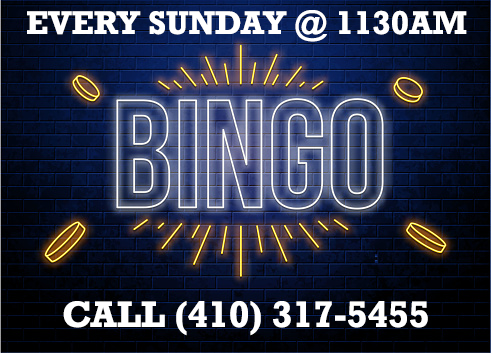
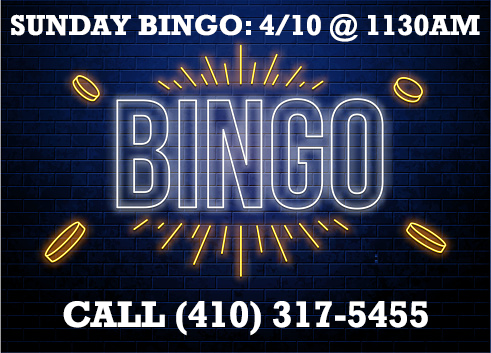
The second (491, 353) image is a revision of the first. Changes to its layers:
renamed "EVERY SUNDAY @ 1130AM" to "SUNDAY BINGO: 4/10 @ 1130AM", painted on it over [11, 10, 480, 42]
